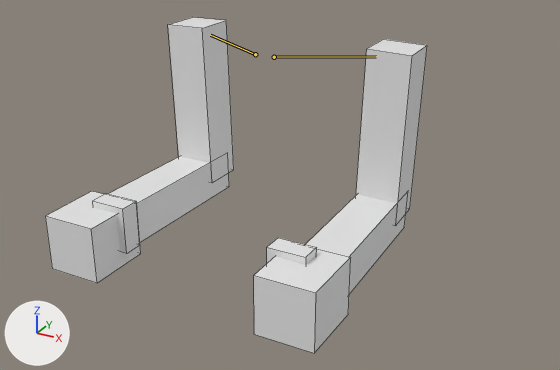
Renders of the Blender file Blender/BasicArms.blend from each side of a commit.
The view is the same before and after, from a 50 mm camera at (0.656, -1.212, 0.473) aimed at (0.121, -0.24, -0.013). Every picture has the same lights, and +X, +Y and +Z are marked at lower left. The first picture is the older version. The bones that change are drawn over the model as lines. Mesh edges are drawn as thin lines.
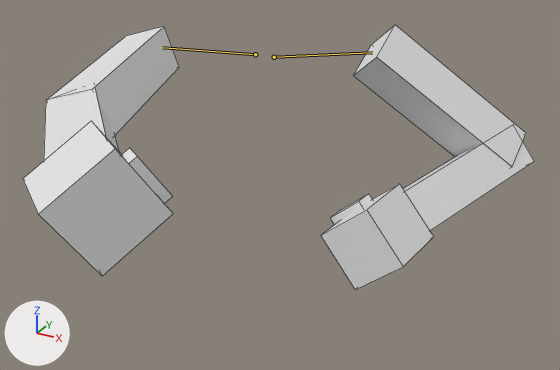
The newer file adds an action. The first version stands in its rest pose; the second is drawn at frame 21 of the action 'Arms_PunchRight'.

Pixel boxes (x1, y1, x2, y2) of what changed, in the pictures (560 x 370 px):
```json
{"object": "Cube.001", "change": "posed", "before": [45, 17, 427, 353], "after": [23, 25, 534, 290], "on screen": "34% wider, 21% shorter"}
{"bone": "shoulder.L", "before": "(274, 57) to (376, 56)", "after": "(274, 57) to (372, 52)"}
{"bone": "shoulder.R", "before": "(255, 54) to (210, 35)", "after": "(255, 54) to (162, 47)"}
```

Edits to the scene script, one JSON object a line:
```json
{"block": "bone_shoulder_l", "where": "bone_shoulder_l = bpy.data.objects['ArmsRig'].pose.bones['shoulder.L']  # child of 'spine.003'"}
{"op": "set", "path": "bone_shoulder_l.rotation_euler", "old": "(0.0, 0.0, 0.0)", "new": "(0.0, 0.0, 0.157)", "note": "degrees (0, 0, 0) -> degrees (0, 0, 9)"}
{"block": "bone_shoulder_r", "where": "bone_shoulder_r = bpy.data.objects['ArmsRig'].pose.bones['shoulder.R']  # child of 'spine.003'"}
{"op": "set", "path": "bone_shoulder_r.rotation_euler", "old": "(0.0, 0.0, 0.0)", "new": "(0.0, 0.0, 0.733)", "note": "degrees (0, 0, 0) -> degrees (0, 0, 42)"}
{"block": "bone_hand_ik_l", "where": "bone_hand_ik_l = bpy.data.objects['ArmsRig'].pose.bones['hand.iK.L']  # child of 'IK.Root'"}
{"op": "set", "path": "bone_hand_ik_l.location", "old": "(0.0, 0.0, 0.0)", "new": "(-0.048, -0.144, -0.061)"}
{"op": "set", "path": "bone_hand_ik_l.rotation_quaternion", "old": "(1.0, 0.0, 0.0, 0.0)", "new": "(0.94, 0.029, 0.34, 0.015)", "note": "degrees (0, 0, 0) -> degrees (5, 40, 4)"}
{"block": "bone_hand_ik_r", "where": "bone_hand_ik_r = bpy.data.objects['ArmsRig'].pose.bones['hand.iK.R']  # child of 'IK.Root'"}
{"op": "set", "path": "bone_hand_ik_r.location", "old": "(0.0, 0.0, 0.0)", "new": "(0.257, 0.318, 0.265)"}
{"op": "set", "path": "bone_hand_ik_r.rotation_quaternion", "old": "(1.0, 0.0, 0.0, 0.0)", "new": "(0.798, 0.384, -0.409, -0.235)", "note": "degrees (0, 0, 0) -> degrees (65, -28, -51)"}
{"block": "bone_elbow_ik_l", "where": "bone_elbow_ik_l = bpy.data.objects['ArmsRig'].pose.bones['elbow.IK.L']  # child of 'IK.Root'"}
{"op": "set", "path": "bone_elbow_ik_l.location", "old": "(0.0, 0.0, 0.0)", "new": "(-0.034, -0.131, -0.345)"}
{"block": "bone_elbow_ik_r", "where": "bone_elbow_ik_r = bpy.data.objects['ArmsRig'].pose.bones['elbow.IK.R']  # child of 'IK.Root'"}
{"op": "set", "path": "bone_elbow_ik_r.location", "old": "(0.0, 0.0, 0.0)", "new": "(0.235, -0.26, -0.642)"}
```
